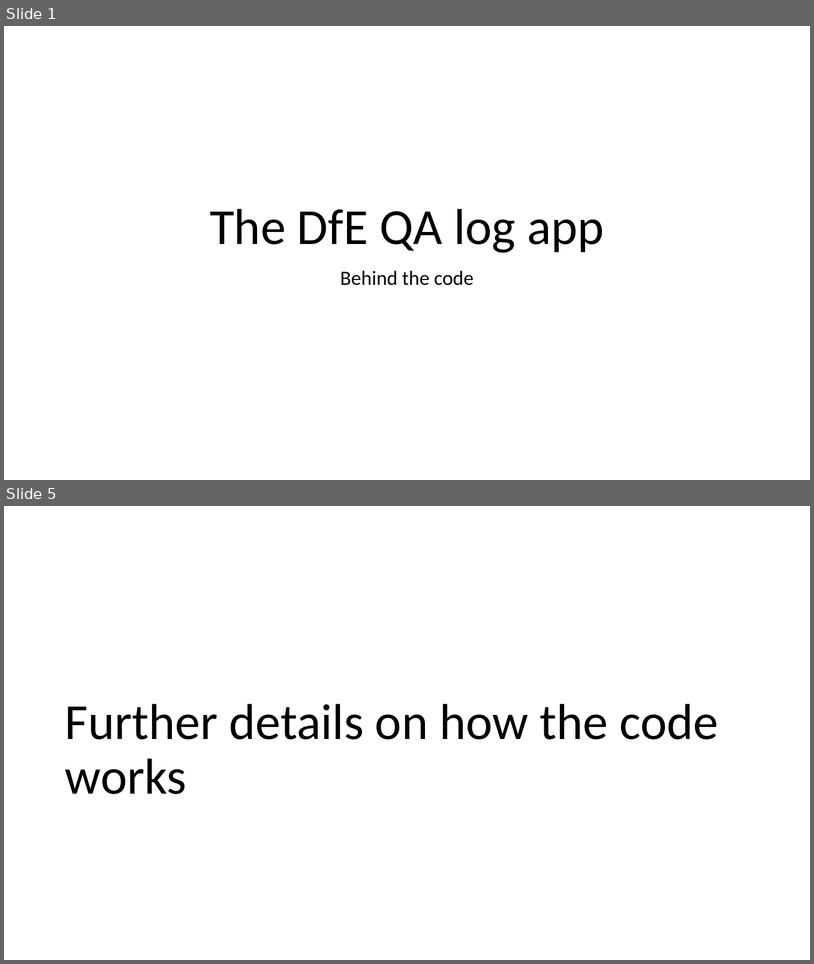
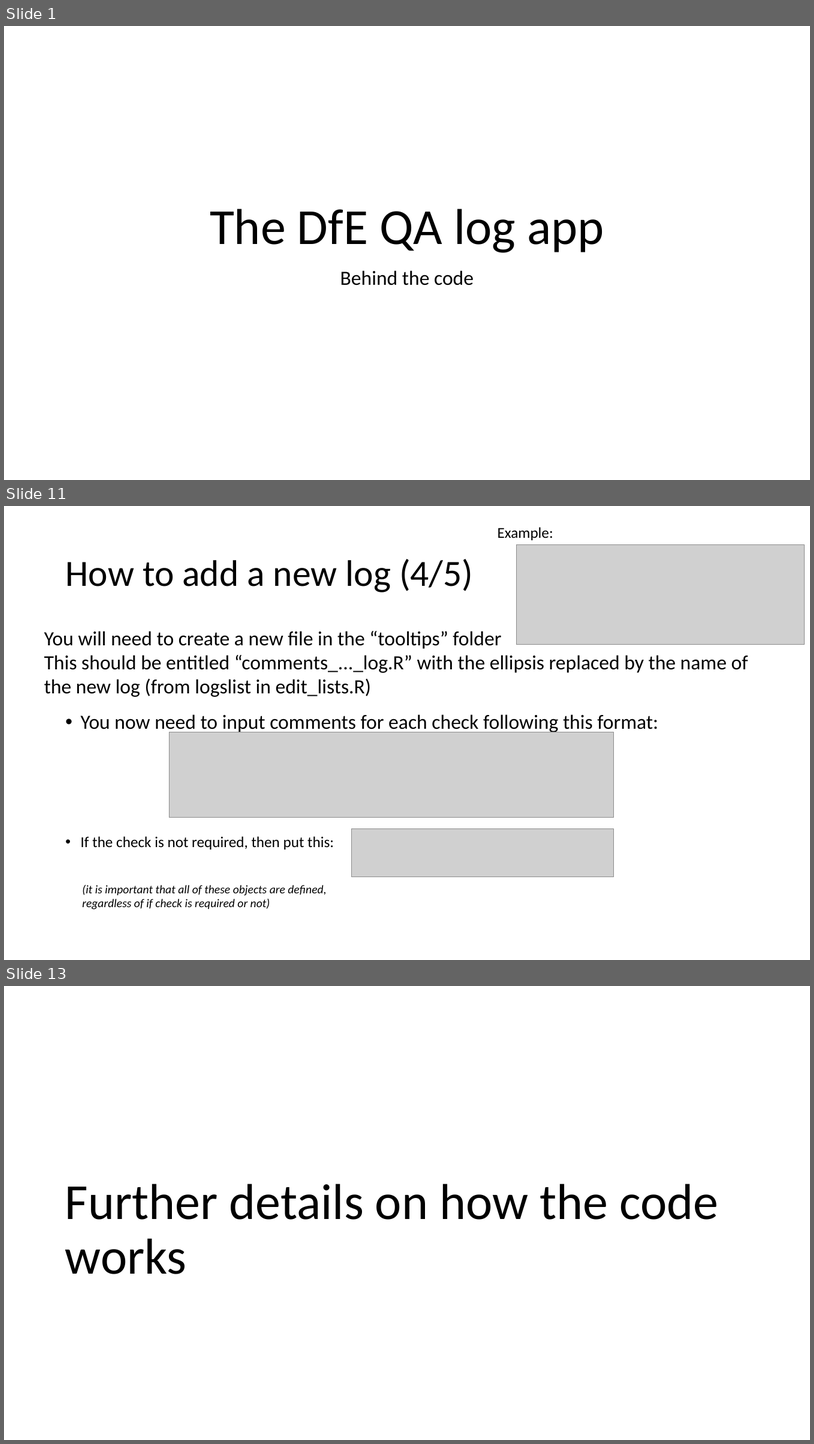
Before and after one commit to tmorley1/qa_log_app, a slide deck: QA log app - behind the code.pptx. Shown one above the other, each under a label of ours: slides 1 and 5 before the commit, slides 1, 11 and 13 after it; the slides between them are not shown. The pictures are 814x964 and 814x1444 pixels, drawn with LibreOffice and Linux fonts; fonts in the diff are those of the drawing; grey boxes stand for pictures. Boxes give left, top, right and bottom in pixels: in the first picture for what was removed or moved away, otherwise in the second. Text is boxed around its words. In the diff, an @@ line names an element or a change of style, - is before the commit and + after.

```diff
--- a/QA log app - behind the code.pptx
+++ b/QA log app - behind the code.pptx
@@ slide 11 added at (4, 506, 810, 960), background #FFFFFF @@
@@ text added at (498, 527, 554, 540), 18 pt, text #000000 @@
+Example:
@@ title added at (65, 559, 473, 592), 44 pt, text #000000 @@
+How to add a new log (4/5)
@@ picture added at (516, 545, 805, 645) @@
@@ text added at (44, 631, 749, 697), 24 pt, text #000000 @@
+You will need to create a new file in the “tooltips” folder
+This should be entitled “comments_..._log.R” with the ellipsis replaced by the name of the new log (from logslist in edit_lists.R)
@@ text added at (81, 714, 659, 849), 24 pt, text #000000 @@
+• You now need to input comments for each check following this format:
+• If the check is not required, then put this:
@@ picture added at (169, 732, 614, 817) @@
@@ picture added at (352, 828, 614, 876) @@
@@ text added at (82, 885, 326, 909), 14 pt, text #000000, italic @@
+(it is important that all of these objects are defined, regardless of if check is required or not)
@@ what was slide 5 is now slide 13 @@
```
Also in this commit, not shown: 3 slides changed, 7 other slides added, 5 other files.
